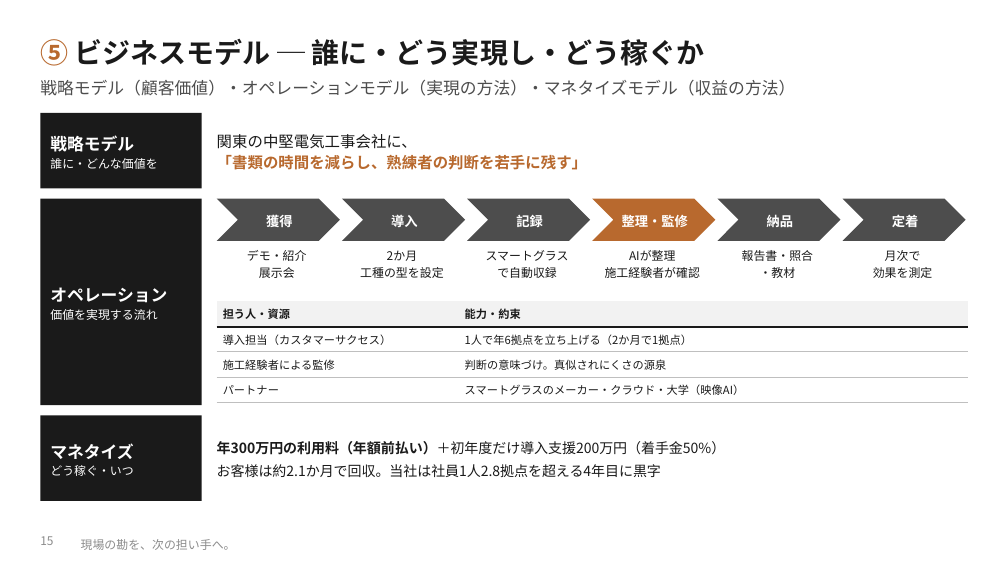
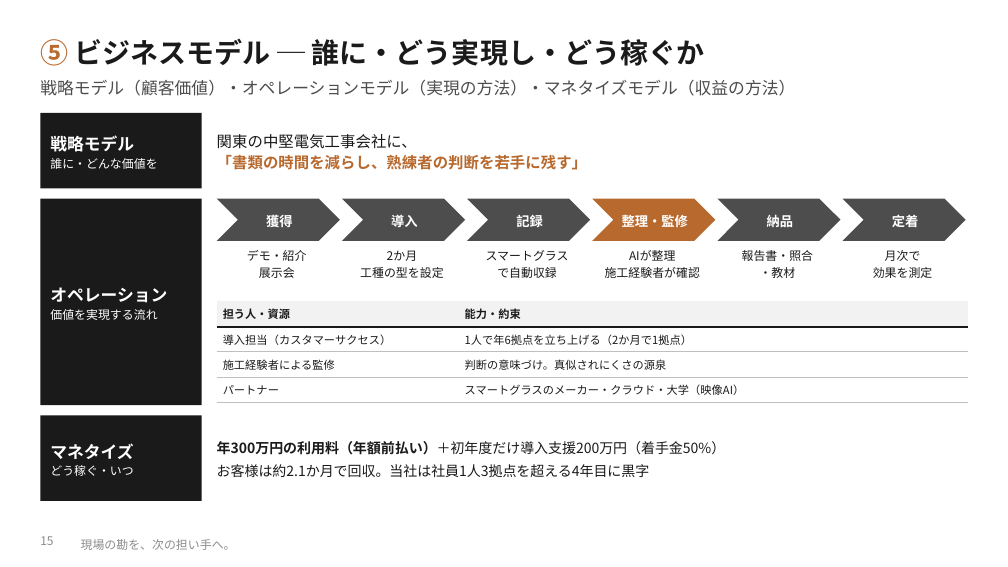
Before and after one commit to SEITOSHIKI/-ai-commute-audio-, a slide deck: slide 15 of deck/カンツギ_事業計画書_本編.pptx. Drawn at 1008x567 pixels with LibreOffice and Linux fonts; fonts in the diff are those of the drawing; background and template pictures are left out. Boxes give left, top, right and bottom in pixels: in the first picture for what was removed or moved away, otherwise in the second. Text is boxed around its words. In the diff, an @@ line names an element or a change of style, - is before the commit and + after.

```diff
--- a/deck/カンツギ_事業計画書_本編.pptx
+++ b/deck/カンツギ_事業計画書_本編.pptx
@@ text at (217, 464, 650, 477): text changed @@
-お客様は約2.1か月で回収。当社は社員1人2.8拠点を超える4年目に黒字
+お客様は約2.1か月で回収。当社は社員1人3拠点を超える4年目に黒字
```
Also in this commit, not shown: 7 other slides changed, 1 slide added, 13 other files.
